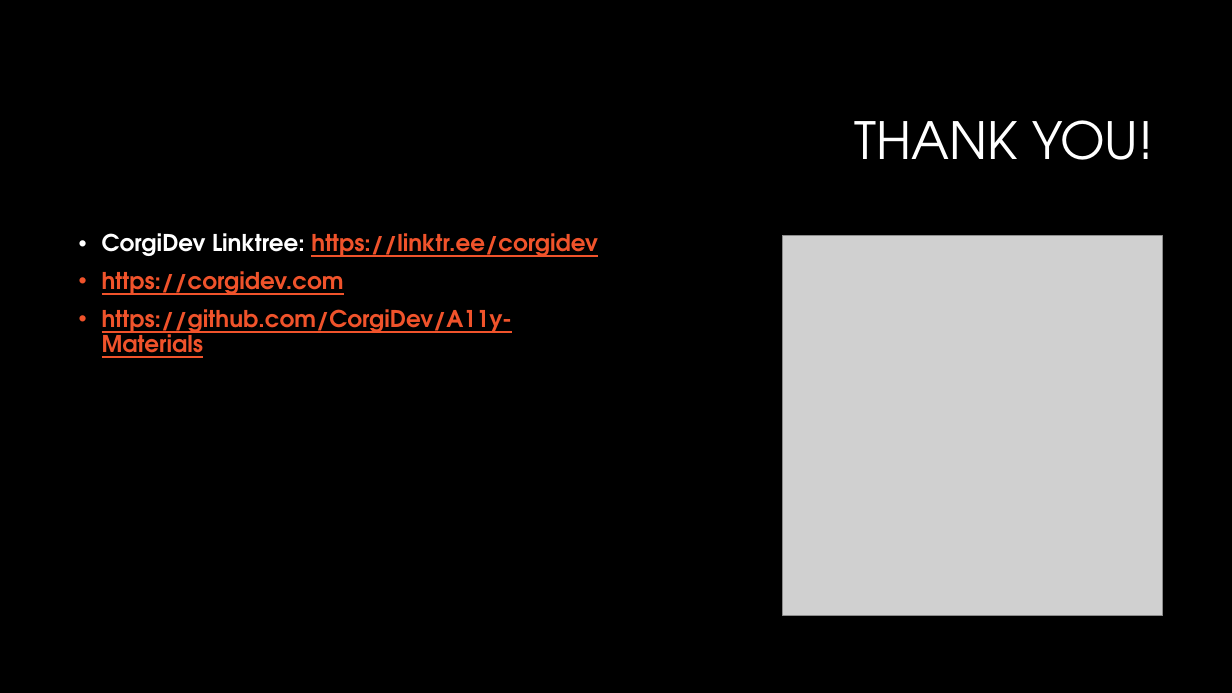
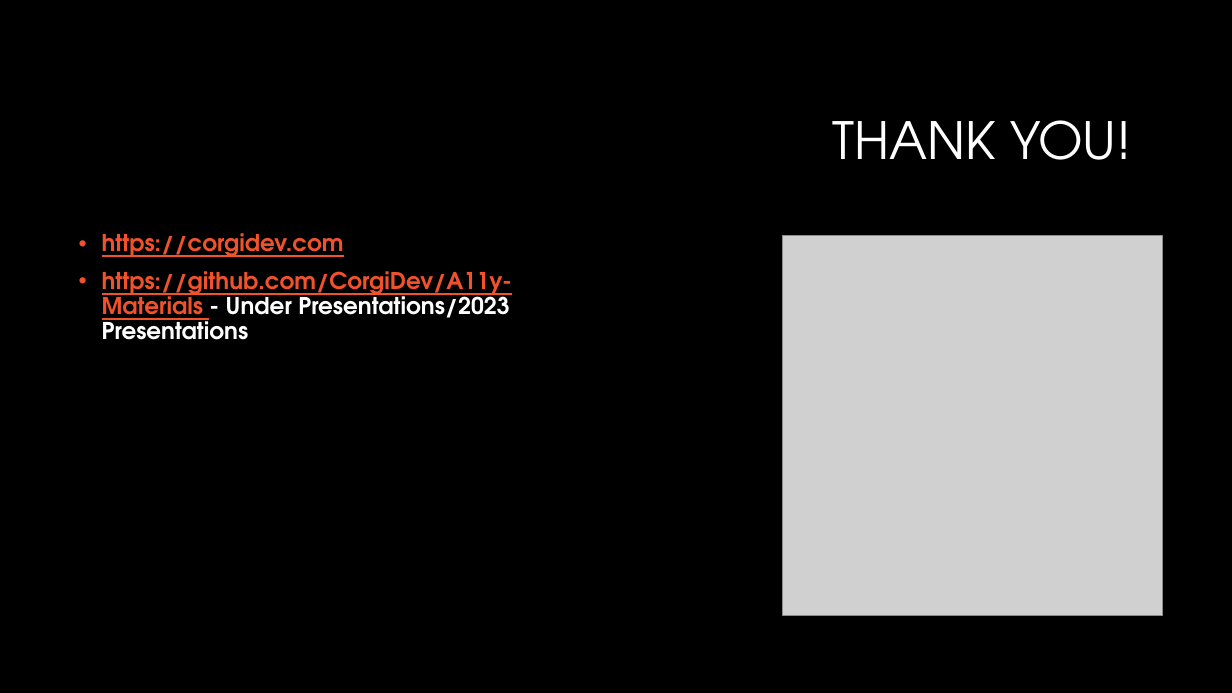
Before and after one commit to CorgiDev/A11y-Materials, a slide deck: slide 16 of Presenations/2023 Presentations/2023_Accessibility Testing.pptx. Drawn at 1232x693 pixels with LibreOffice and Linux fonts; fonts in the diff are those of the drawing; grey boxes stand for pictures; background and template pictures are left out. Boxes give left, top, right and bottom in pixels: in the first picture for what was removed or moved away, otherwise in the second. Text is boxed around its words. In the diff, an @@ line names an element or a change of style, - is before the commit and + after.

```diff
--- a/Presenations/2023 Presentations/2023_Accessibility Testing.pptx
+++ b/Presenations/2023 Presentations/2023_Accessibility Testing.pptx
@@ title "THANK YOU!": place and size @@
-title "THANK YOU!" at [855,120,1153,160]
+title "THANK YOU!" at [833,120,1131,160]
@@ text at [102,233,598,257]: paragraph removed @@
-• CorgiDev Linktree: https://linktr.ee/corgidev
@@ text at [102,271,512,340]: text changed @@
-• https://github.com/CorgiDev/A11y-Materials
+• https://github.com/CorgiDev/A11y-Materials - Under Presentations/2023 Presentations
```
Also in this commit, not shown: 1 other slide changed.
